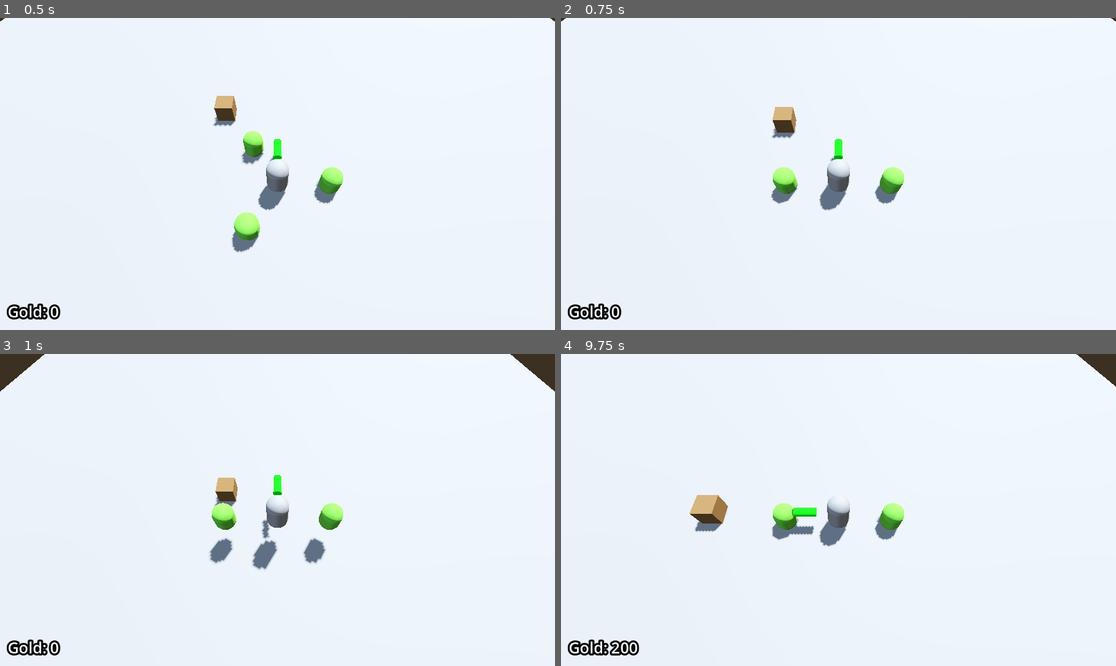
Above: before the commit, frames 1-4 (two rows, left to right).
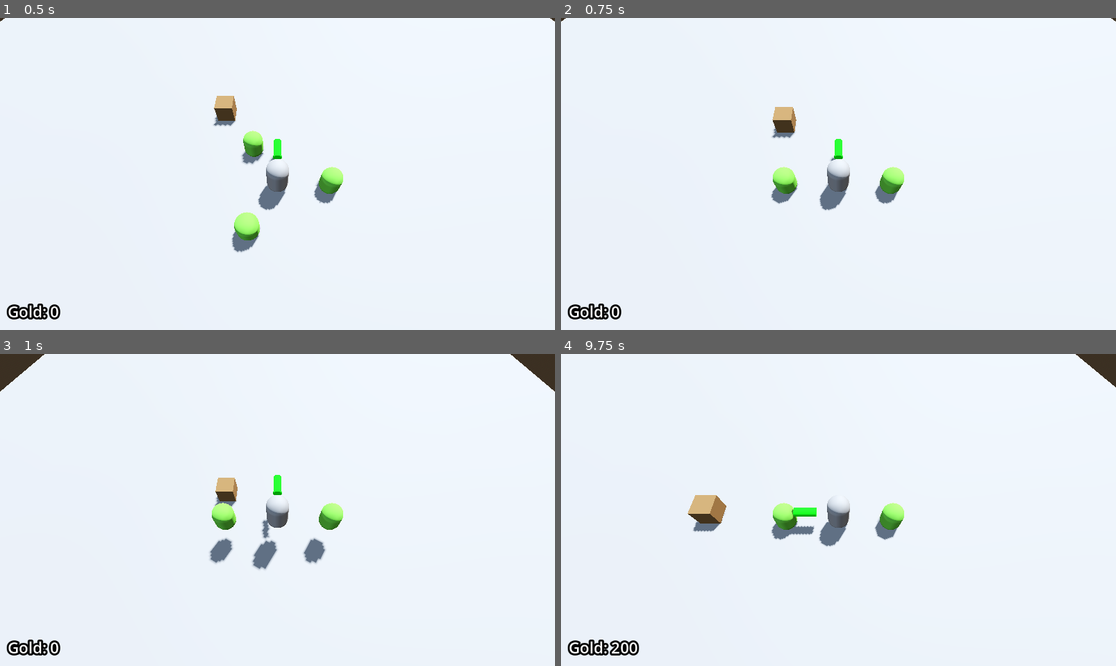
Above: after the commit, the same moments.

Repository: Ra-vanTech/ProjectBoozeArmy
Game: Godot game, scene res://Escena1_BoozeArmy.tscn
Same seed, same stepped clock (60 frames per second), same inputs: the game is played once before the commit and once after it.
Inputs (mouse positions are in pixels of both pictures, inside the frame that each line leads up to):
- Up to frame 1 (0.5 s): no input
- Up to frame 2 (0.75 s): tap Enter at 0.5 s; move the mouse to (810, 236) at 0.52 s; hold W (move_forward) from 0.53 s (still down); tap Q (despawn_dwarf) at 0.6 s
- Up to frame 3 (1 s): keep holding W (move_forward); tap Space (jump) at 0.77 s
- Up to frame 4 (9.75 s): move the mouse to (1005, 556) at 1.27 s; right-click (1005, 556) at 1.35 s; tap Space (jump) at 1.52, 3.02, 3.77, 4.52, 6.02, 6.77, 7.52, 9.02 s; move the mouse to (672, 463) at 2.02 s; release W (move_forward) at 2.03 s; hold A (move_left) 2.03-3.53 s; tap E (spawn_dwarf) every 2.25 s from 2.1 to 8.85 s; move the mouse to (866, 510) at 2.77 s; tap Q (despawn_dwarf) every 2.25 s from 2.85 to 9.6 s; move the mouse to (755, 432) at 3.52 s; hold S (move_back) 3.53-4.28 s; right-click (755, 432) at 3.6 s; move the mouse to (960, 494) at 4.27 s; hold D (move_right) 4.28-5.03 s; move the mouse to (727, 525) at 5.02 s; hold W (move_forward) 5.03-5.78 s; move the mouse to (894, 441) at 5.77 s; hold D (move_right) 5.78-8.03 s; right-click (894, 441) at 5.85 s; move the mouse to (810, 572) at 6.52 s; move the mouse to (1005, 556) at 7.27 s; move the mouse to (672, 463) at 8.02 s; hold S (move_back) 8.03-8.78 s; right-click (672, 463) at 8.1 s; move the mouse to (866, 510) at 8.77 s; hold A (move_left) 8.78-9.53 s; move the mouse to (755, 432) at 9.52 s; hold W (move_forward) from 9.53 s (still down)

Frame 1 is identical in both runs. In frame 3, less than 0.1% of the frame differs, in the area x 2-98%, y 4-8%; in frame 4, 0.2%, in the area x 22-100%, y 0-62%.

Commit message:
[refactor] Cambio de uso de export a onready

Diff:
--- a/entities/player/scenes/player_test.tscn
+++ b/entities/player/scenes/player_test.tscn
@@ -27,9 +27,8 @@
 
 [sub_resource type="CapsuleShape3D" id="CapsuleShape3D_ucsmf"]
 
-[node name="Player_test" type="CharacterBody3D" unique_id=54499108 node_paths=PackedStringArray("state_machine") groups=["player"]]
+[node name="Player_test" type="CharacterBody3D" unique_id=54499108 groups=["player"]]
 script = ExtResource("1_87kod")
-state_machine = NodePath("StateMachine")
 
 [node name="MeshInstance3D" type="MeshInstance3D" parent="." unique_id=990134174]
 transform = Transform3D(1, 0, 0, 0, 1, 0, 0, 0, 1, 0, 1, 0)
@@ -45,27 +44,24 @@
 shape = SubResource("CapsuleShape3D_ucsmf")
 
 [node name="StateMachine" type="Node" parent="." unique_id=1346876087 node_paths=PackedStringArray("initial_state")]
+unique_name_in_owner = true
 script = ExtResource("6_588vb")
 initial_state = NodePath("IdleState")
 
-[node name="IdleState" type="Node" parent="StateMachine" unique_id=1048653098 node_paths=PackedStringArray("input_component")]
+[node name="IdleState" type="Node" parent="StateMachine" unique_id=1048653098 node_paths=PackedStringArray("body")]
 script = ExtResource("3_6tei6")
-input_component = NodePath("../../InputComponent")
+body = NodePath("../..")
 
-[node name="MovingState" type="Node" parent="StateMachine" unique_id=977842704 node_paths=PackedStringArray("input_component", "movement_component")]
+[node name="MovingState" type="Node" parent="StateMachine" unique_id=977842704]
 script = ExtResource("4_621nv")
-input_component = NodePath("../../InputComponent")
-movement_component = NodePath("../../MovementComponent")
 
-[node name="JumpingState" type="Node" parent="StateMachine" unique_id=437816381 node_paths=PackedStringArray("body", "movement_component")]
+[node name="JumpingState" type="Node" parent="StateMachine" unique_id=437816381 node_paths=PackedStringArray("body")]
 script = ExtResource("5_f4mq5")
 body = NodePath("../..")
-movement_component = NodePath("../../MovementComponent")
 
-[node name="FallingState" type="Node" parent="StateMachine" unique_id=1106573890 node_paths=PackedStringArray("body", "movement_component")]
+[node name="FallingState" type="Node" parent="StateMachine" unique_id=1106573890 node_paths=PackedStringArray("body")]
 script = ExtResource("6_147ks")
 body = NodePath("../..")
-movement_component = NodePath("../../MovementComponent")
 
 [node name="DeadState" type="Node" parent="StateMachine" unique_id=712203439]
 script = ExtResource("7_bnj5j")
--- a/entities/player/scripts/player.gd
+++ b/entities/player/scripts/player.gd
@@ -6,8 +6,8 @@
 
 @export var health := 100.0
 @export var COINS_DROPPED := 0
-@export var state_machine: StateMachine
 
+@onready var state_machine: StateMachine = %StateMachine
 @onready var input_component: InputComponent = %InputComponent
 @onready var hit_box_component: HitBoxComponent = %HitBoxComponent
 @onready var dwarf_system: DwarfSystem = %DwarfContainer
--- a/entities/player/states/falling.gd
+++ b/entities/player/states/falling.gd
@@ -1,8 +1,9 @@
 class_name FallingState
 extends State
 
-@export var body: CharacterBody3D
-@export var movement_component: MovementComponent
+@export var body: Player
+
+@onready var movement_component: MovementComponent = %MovementComponent
 
 
 func tick(delta: float):
--- a/entities/player/states/idle.gd
+++ b/entities/player/states/idle.gd
@@ -1,11 +1,15 @@
 class_name IdleState
 extends State
 
-@export var input_component: InputComponent
+@export var body: Player
+
+@onready var input_component: InputComponent = %InputComponent
 
 
 func tick(delta: float):
 	input_component.update()
+	if not body.is_on_floor():
+		state_machine.change_state("FallingState")
 	if input_component.is_jumping:
 		state_machine.change_state("JumpingState")
 	if input_component.move_direction.length_squared() > 0.0001:
--- a/entities/player/states/jumping.gd
+++ b/entities/player/states/jumping.gd
@@ -2,7 +2,8 @@
 extends State
 
 @export var body: CharacterBody3D
-@export var movement_component: MovementComponent
+
+@onready var movement_component: MovementComponent = %MovementComponent
 
 
 func tick(delta: float):
--- a/entities/player/states/moving.gd
+++ b/entities/player/states/moving.gd
@@ -1,8 +1,8 @@
 class_name MovingState
 extends State
 
-@export var input_component: InputComponent
-@export var movement_component: MovementComponent
+@onready var movement_component: MovementComponent = %MovementComponent
+@onready var input_component: InputComponent = %InputComponent
 
 
 func tick(delta: float):
